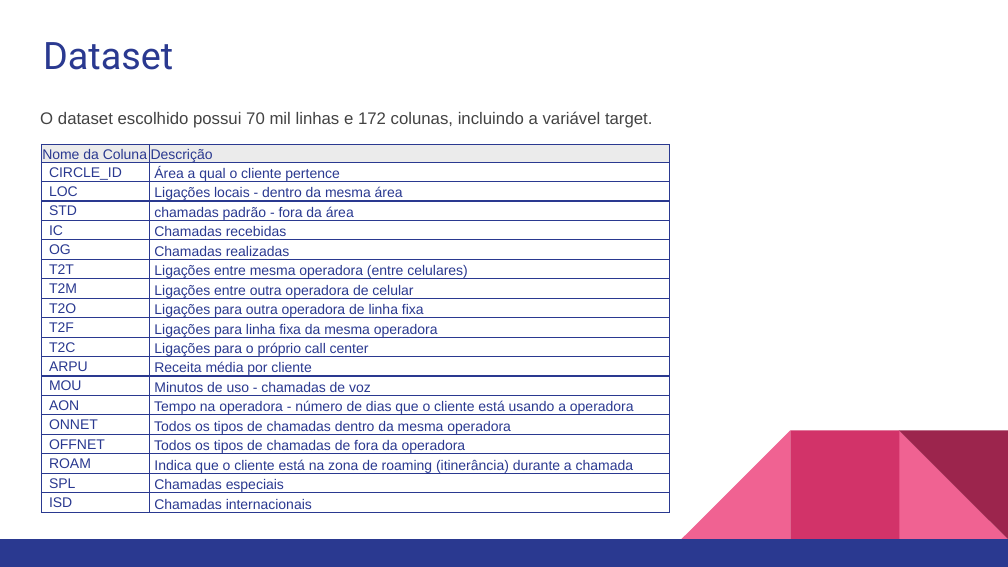
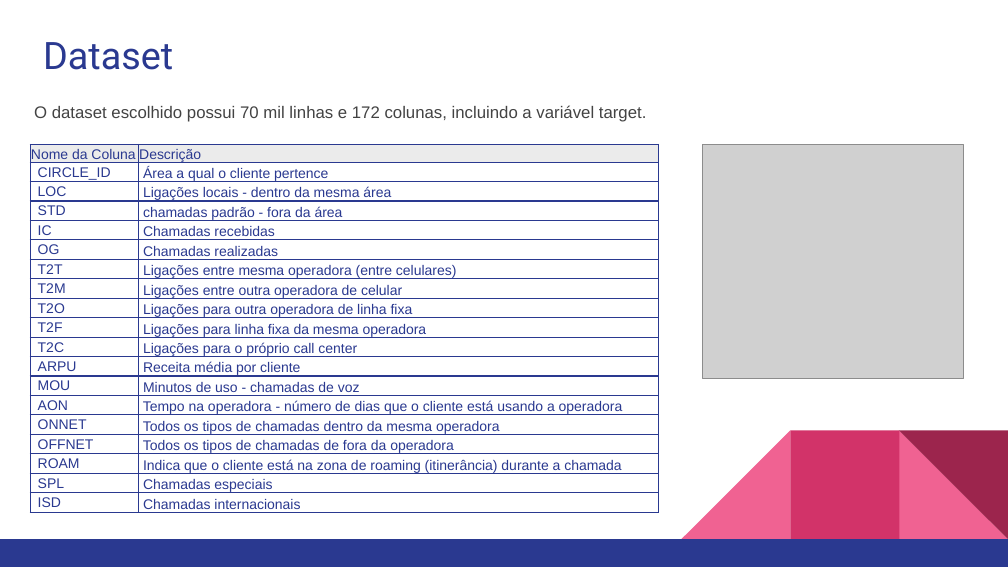
Before and after one commit to lidiambsouza/taxa_rotatividade_telecom, a slide deck: slide 7 of Taxa Rotatividade Telecomunicação.pptx. Drawn at 1008x567 pixels with LibreOffice and Linux fonts; fonts in the diff are those of the drawing; grey boxes stand for pictures. Boxes give left, top, right and bottom in pixels: in the first picture for what was removed or moved away, otherwise in the second. Text is boxed around its words. In the diff, an @@ line names an element or a change of style, - is before the commit and + after.

```diff
--- a/Taxa Rotatividade Telecomunicação.pptx
+++ b/Taxa Rotatividade Telecomunicação.pptx
@@ text "O dataset escolhido possui 70 ...": place and size @@
-text "O dataset escolhido possui 70 ..." at (40,111,653,128)
+text "O dataset escolhido possui 70 ..." at (34,105,647,122)
@@ table: place and size @@
-table at (41,144,669,513)
+table at (30,144,658,513)
@@ picture added at (703,144,963,379) @@
```
Also in this commit, not shown: 4 other slides changed, 5 slides added.
